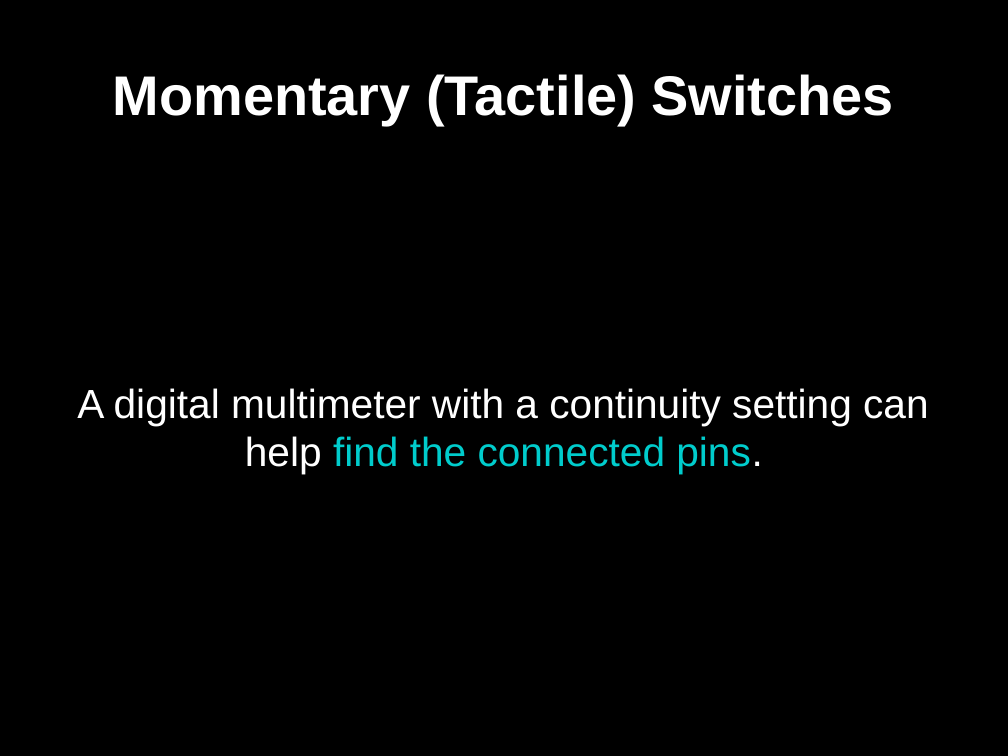
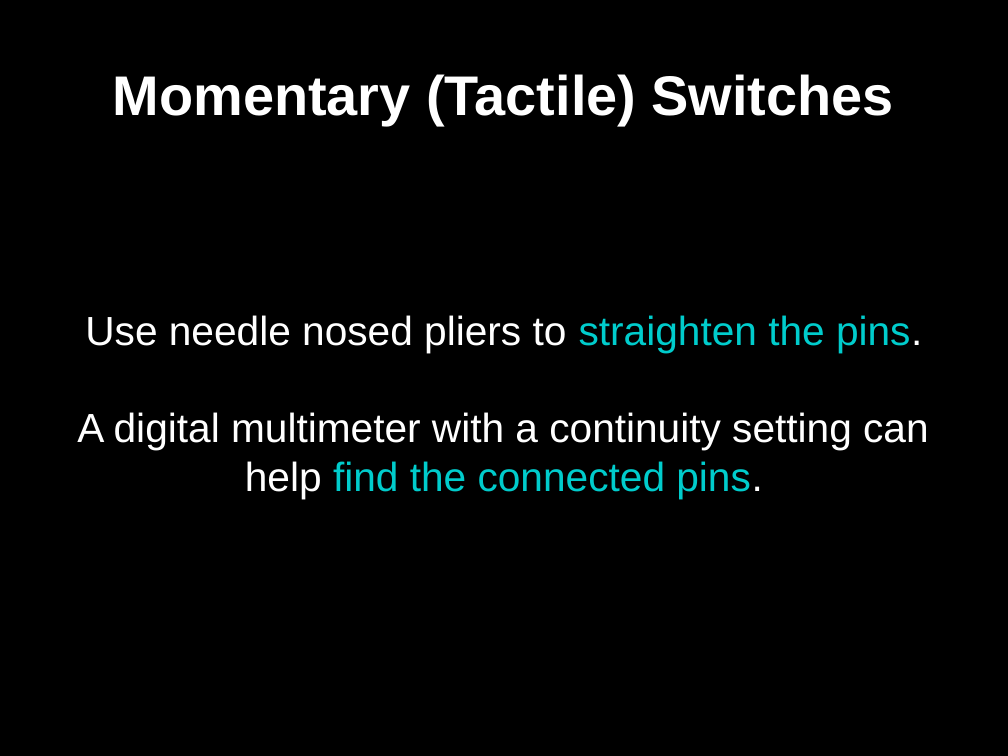
Before and after one commit to gaudeon/rpi_gpio_overview, a slide deck: slide 31 of slides/RPi GPIO Overview.odp (slide 35 before the commit). Drawn at 1008x756 pixels with LibreOffice and Linux fonts; fonts in the diff are those of the drawing. Boxes give left, top, right and bottom in pixels: in the first picture for what was removed or moved away, otherwise in the second. Text is boxed around its words. In the diff, an @@ line names an element or a change of style, - is before the commit and + after.

```diff
--- a/slides/RPi GPIO Overview.odp
+++ b/slides/RPi GPIO Overview.odp
@@ subtitle at box(85, 315, 922, 352): paragraph added @@
+Use needle nosed pliers to straighten the pins.
```
Also in this commit, not shown: 44 other slides changed, 3 slides added, 8 slides removed.
